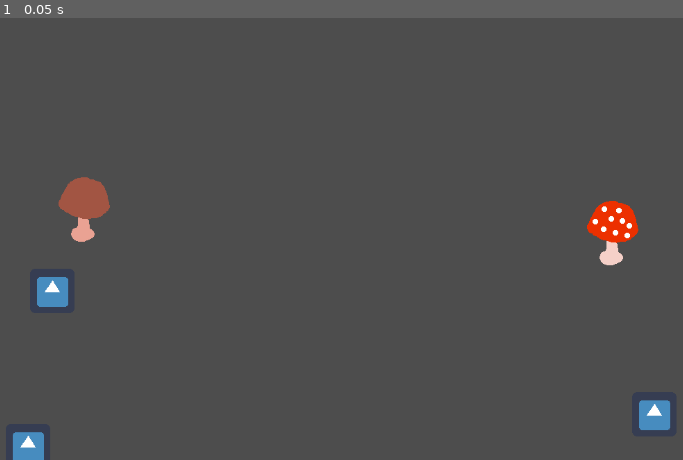
Above: before the commit, frame 1.
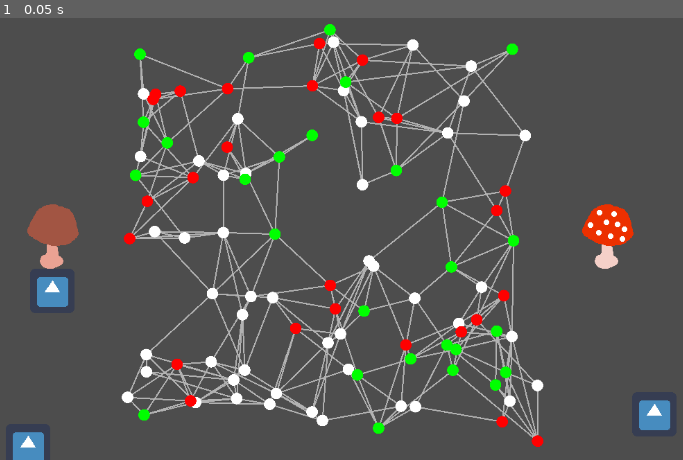
Above: after the commit, the same moment.

Repository: johan1954/fgj-2023-fivers
Game: Godot game, scene res://kohtaus.tscn
Two runs of this game, one before a commit and one after it. Both use one fixed random seed, a clock stepped at 60 frames per second and the inputs below. The engine's default icon, where the game draws it, is replaced by a stand-in: a white triangle on a blue panel in a dark square.
Inputs:
- Up to frame 1 (0.05 s): no input

The runs differ from the first frame. In frame 1, 11% of the frame differs, in the area x 3-94%, y 1-98%.
Error before the commit: Parse Error: Identifier "rng" not declared in the current scope. (res://Src/Map/MapNode.gd:32)

Commit message:
Fix map generation

Diff:
--- a/Src/AssetsPreload.gd
+++ b/Src/AssetsPreload.gd
@@ -2,3 +2,5 @@
 
 var MAP_NODE_NODE = preload("res://Src/Objects/MapNode.tscn")
 var MAP_EDGE_NODE = preload("res://Src/Objects/MapEdge.tscn")
+var PLAYER_SHROOM_NODE = preload("res://Src/Objects/PlayerShroom.tscn")
+var ENEMY_SHROOM_NODE = preload("res://Src/Objects/EnemyShroom.tscn")
--- a/Src/Map/Generator/MapGenerator.gd
+++ b/Src/Map/Generator/MapGenerator.gd
@@ -21,14 +21,6 @@
 	generate_edges(map_state)
 	spawn_players()
 
-func spawn_players():
-	var player = player_shroom.instance()
-	add_child(player)
-	player.position = Vector2(MIN_X - 100, 0)
-	var enemy = enemy_shroom.instance()
-	add_child(enemy)
-	enemy.position = Vector2(MAX_X + 100, 0)
-
 func generate_nodes(map_state):
 	var generated_nodes = 0
 	while (generated_nodes < DESIRED_NODE_COUNT):
@@ -41,7 +33,7 @@
 			continue
 
 		var new_node = AssetsPreload.MAP_NODE_NODE.instantiate()
-		add_child(new_node)
+		Map.add_child(new_node)
 		new_node.position = new_location
 		map_state.nodes.append(new_node)
 		generated_nodes += 1
@@ -58,3 +50,11 @@
 			var node_to_be_added = closest_nodes[rng.randi_range(0, MAX_NODE_LOOKUP)]
 			if node.add_edge(node_to_be_added):
 				edges_left -= 1
+
+func spawn_players():
+	var player = AssetsPreload.PLAYER_SHROOM_NODE.instantiate()
+	add_child(player)
+	player.position = Vector2(MIN_X - 100, 0)
+	var enemy = AssetsPreload.ENEMY_SHROOM_NODE.instantiate()
+	add_child(enemy)
+	enemy.position = Vector2(MAX_X + 100, 0)
--- /dev/null
+++ b/Src/Map/Map.gd
@@ -0,0 +1 @@
+extends Node
--- a/Src/Map/MapNode.gd
+++ b/Src/Map/MapNode.gd
@@ -2,8 +2,13 @@
 class_name MapNode
 
 enum NodeTypes {NORMAL, TREE}
+enum Owner {NONE, PLAYER, ENEMY}
+
 var type: int = NodeTypes.NORMAL
 var edges: Array[MapEdge]
+var rng = RandomNumberGenerator.new()
+
+var belongs_to := Owner.NONE
 
 func get_distance(other_position: Vector2):
 	return position.distance_to(other_position)
@@ -13,7 +18,7 @@
 		return false
 
 	var edge: MapEdge = AssetsPreload.MAP_EDGE_NODE.instantiate()
-	add_child(edge)
+	Map.add_child(edge)
 	edge.map_node_1 = self
 	edge.map_node_2 = other_node
 	edge.points = [position, other_node.position]
@@ -30,12 +35,12 @@
 
 func _init():
 	rng.randomize()
-	belongsTo = rng.randi_range(0,3)
+	belongs_to = rng.randi_range(0,3)
 
 func _process(delta):
-	if belongsTo == Owner.PLAYER:
-		modulate = Color.green
-	elif belongsTo == Owner.ENEMY:
-		modulate = Color.red
+	if belongs_to == Owner.PLAYER:
+		modulate = Color.GREEN
+	elif belongs_to == Owner.ENEMY:
+		modulate = Color.RED
 	else:
-		modulate = Color.white
+		modulate = Color.WHITE
--- a/kohtaus.tscn
+++ b/kohtaus.tscn
@@ -1,9 +1,8 @@
-[gd_scene load_steps=9 format=3 uid="uid://ce335juw45m6x"]
+[gd_scene load_steps=8 format=3 uid="uid://ce335juw45m6x"]
 
 [ext_resource type="Texture2D" uid="uid://b25uruqvri1i" path="res://GFX Assets/icon.png" id="1"]
-[ext_resource type="Texture2D" uid="uid://boud4pe55l4pi" path="res://GFX Assets/sieni.png" id="3"]
 [ext_resource type="Script" path="res://Src/AssetsPreload.gd" id="4"]
-[ext_resource type="Texture2D" uid="uid://cy7hidwd8kj6x" path="res://GFX Assets/sieni evil.png" id="5"]
+[ext_resource type="Script" path="res://Src/Map/Map.gd" id="4_ltrcl"]
 [ext_resource type="Script" path="res://Src/Map/Generator/MapGenerator.gd" id="6"]
 
 [sub_resource type="GDScript" id="GDScript_wldfi"]
@@ -46,14 +45,6 @@
 
 [node name="Camera2D" type="Camera2D" parent="."]
 
-[node name="Sieni2" type="Sprite2D" parent="."]
-position = Vector2(-355, -39)
-texture = ExtResource("3")
-
-[node name="SieniEvil" type="Sprite2D" parent="."]
-position = Vector2(407, -5)
-texture = ExtResource("5")
-
 [node name="GlobalScripts" type="Node" parent="."]
 
 [node name="AssetsPreload" type="Node" parent="GlobalScripts"]
@@ -61,3 +52,6 @@
 
 [node name="MapGenerator" type="Node" parent="GlobalScripts"]
 script = ExtResource("6")
+
+[node name="Map" type="Node" parent="."]
+script = ExtResource("4_ltrcl")
--- a/project.godot
+++ b/project.godot
@@ -18,6 +18,7 @@
 [autoload]
 
 AssetsPreload="*res://Src/AssetsPreload.gd"
+Map="*res://Src/Map/Map.gd"
 
 [global]
 
